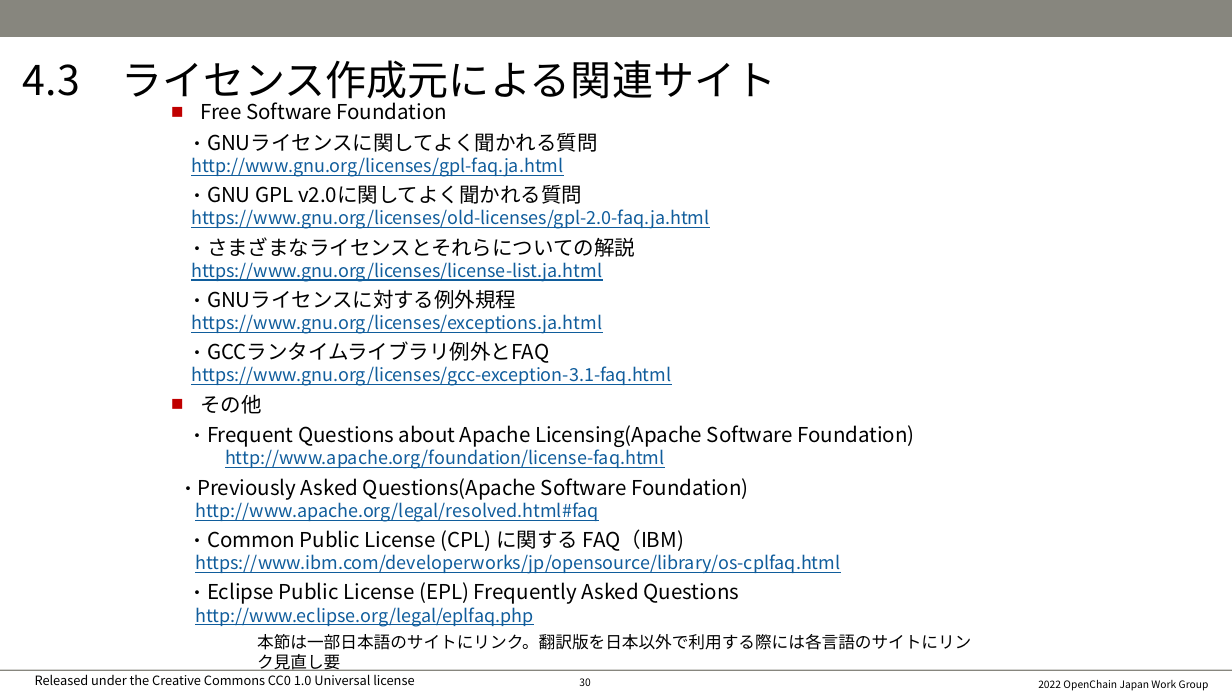
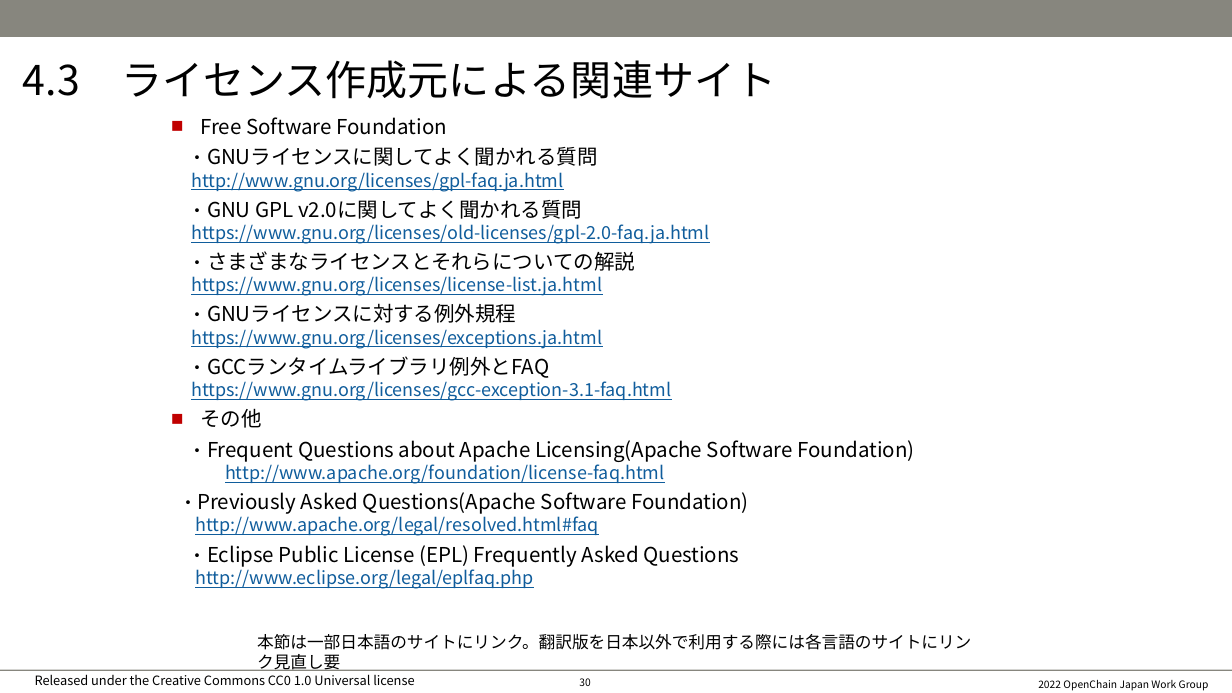
Before and after one commit to OpenChain-Project/OpenChain-JWG, a slide deck: slide 31 of Education_Material/Training/OSS教育資料(サプライチェーンリスクマネジメント･バージョン)ライセンス基礎-jp.pptx. Drawn at 1232x693 pixels with LibreOffice and Linux fonts; fonts in the diff are those of the drawing; background and template pictures are left out. Boxes give left, top, right and bottom in pixels: in the first picture for what was removed or moved away, otherwise in the second. Text is boxed around its words. In the diff, an @@ line names an element or a change of style, - is before the commit and + after.

Commit message:
update 'license basic'

```diff
--- a/Education_Material/Training/OSS教育資料(サプライチェーンリスクマネジメント･バージョン)ライセンス基礎-jp.pptx
+++ b/Education_Material/Training/OSS教育資料(サプライチェーンリスクマネジメント･バージョン)ライセンス基礎-jp.pptx
@@ text "Free Software Foundation": place and size @@
-text "Free Software Foundation" at [179,102,914,627]
+text "Free Software Foundation" at [179,117,914,589]
@@ text at [189,529,840,574]: paragraph removed @@
-・Common Public License (CPL) に関する FAQ（IBM)
-https://www.ibm.com/developerworks/jp/opensource/library/os-cplfaq.html
```
Also in this commit, not shown: 3 other slides changed.
